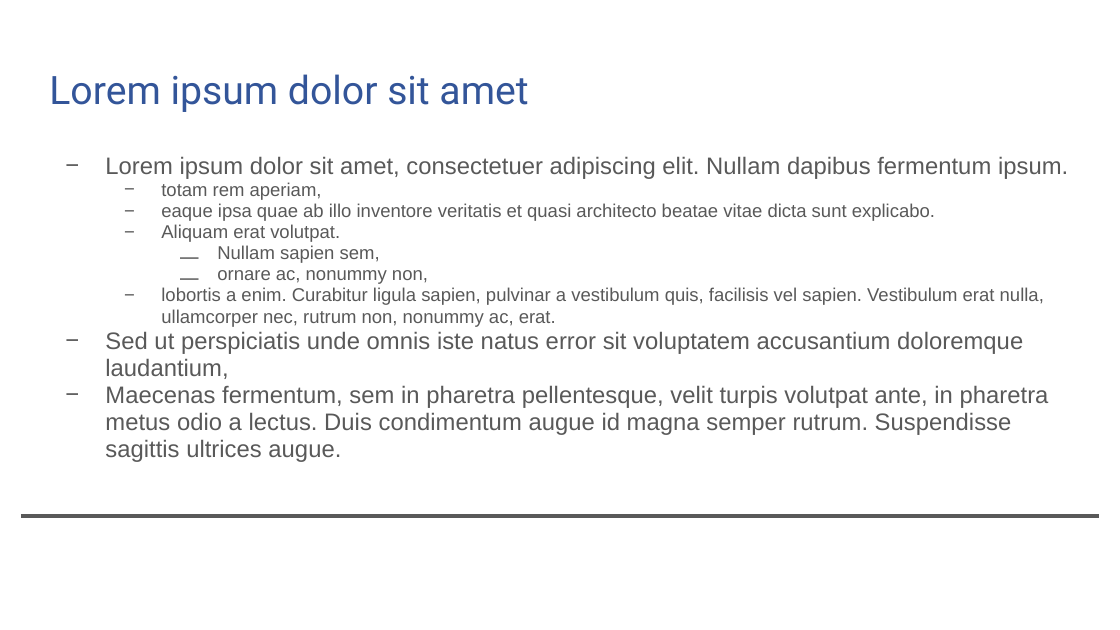
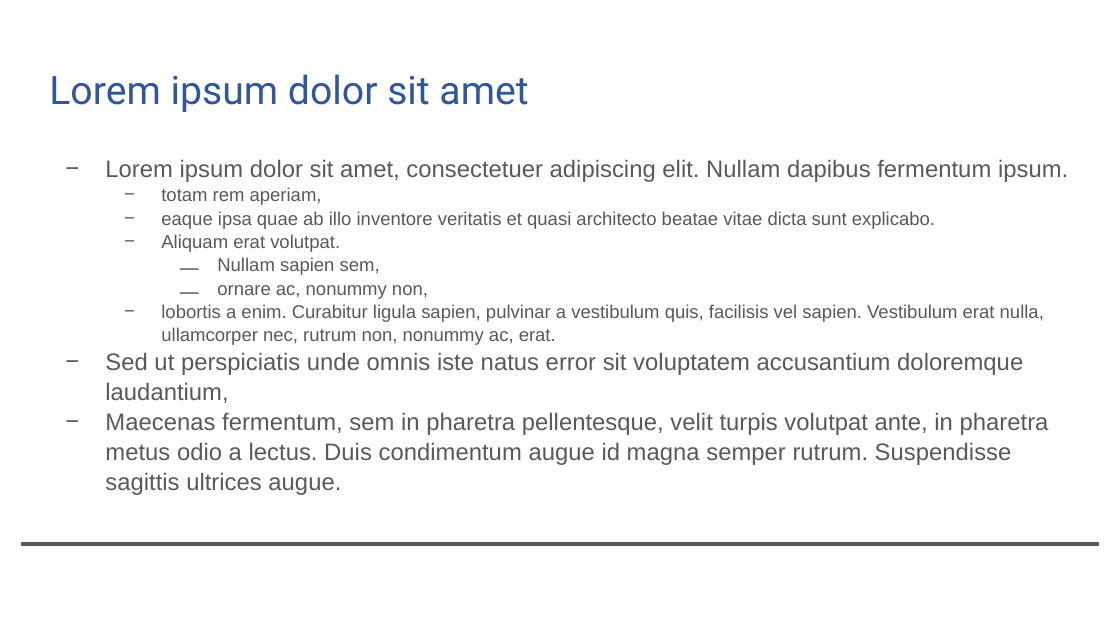
Before and after one commit to Zuskat/MP-visualni-styl-gymnasia, a slide deck: slide 3 of šablony/prezentace/Prezentace GJK.pptx. Drawn at 1120x630 pixels with LibreOffice and Linux fonts; fonts in the diff are those of the drawing; background and template pictures are left out. Boxes give left, top, right and bottom in pixels: in the first picture for what was removed or moved away, otherwise in the second. Text is boxed around its words. In the diff, an @@ line names an element or a change of style, - is before the commit and + after.

```diff
--- a/šablony/prezentace/Prezentace GJK.pptx
+++ b/šablony/prezentace/Prezentace GJK.pptx
@@ text "Lorem ipsum dolor sit amet, ..." at bbox=[105, 159, 1068, 495]: line spacing 0.95 to 1.05 @@
@@ line moved from (21, 516) - (1099, 516) to (21, 544) - (1099, 544) @@
```
Also in this commit, not shown: 9 other slides changed, 1 slide added, 1 slide removed, 1 other file.
